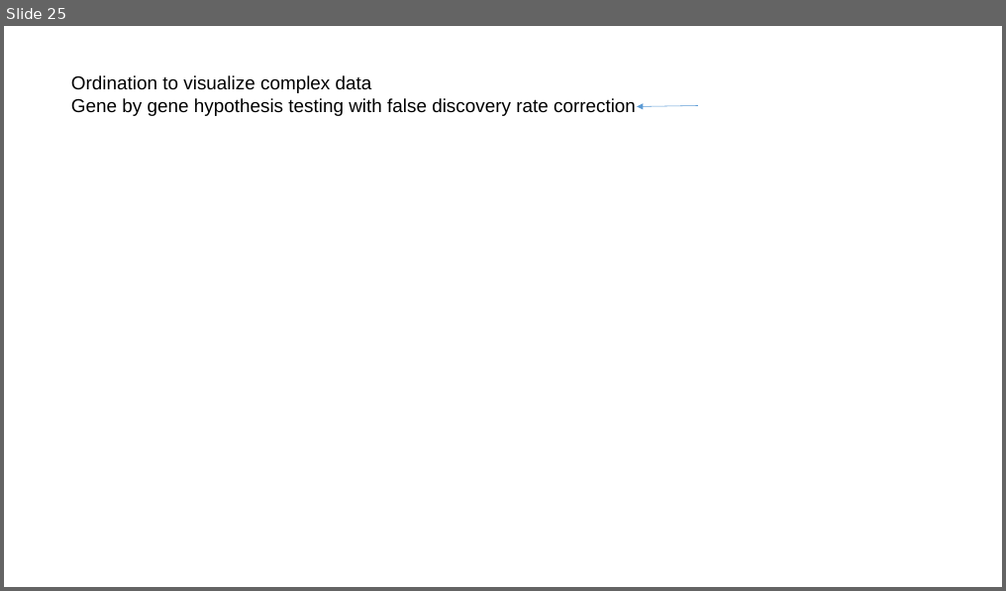
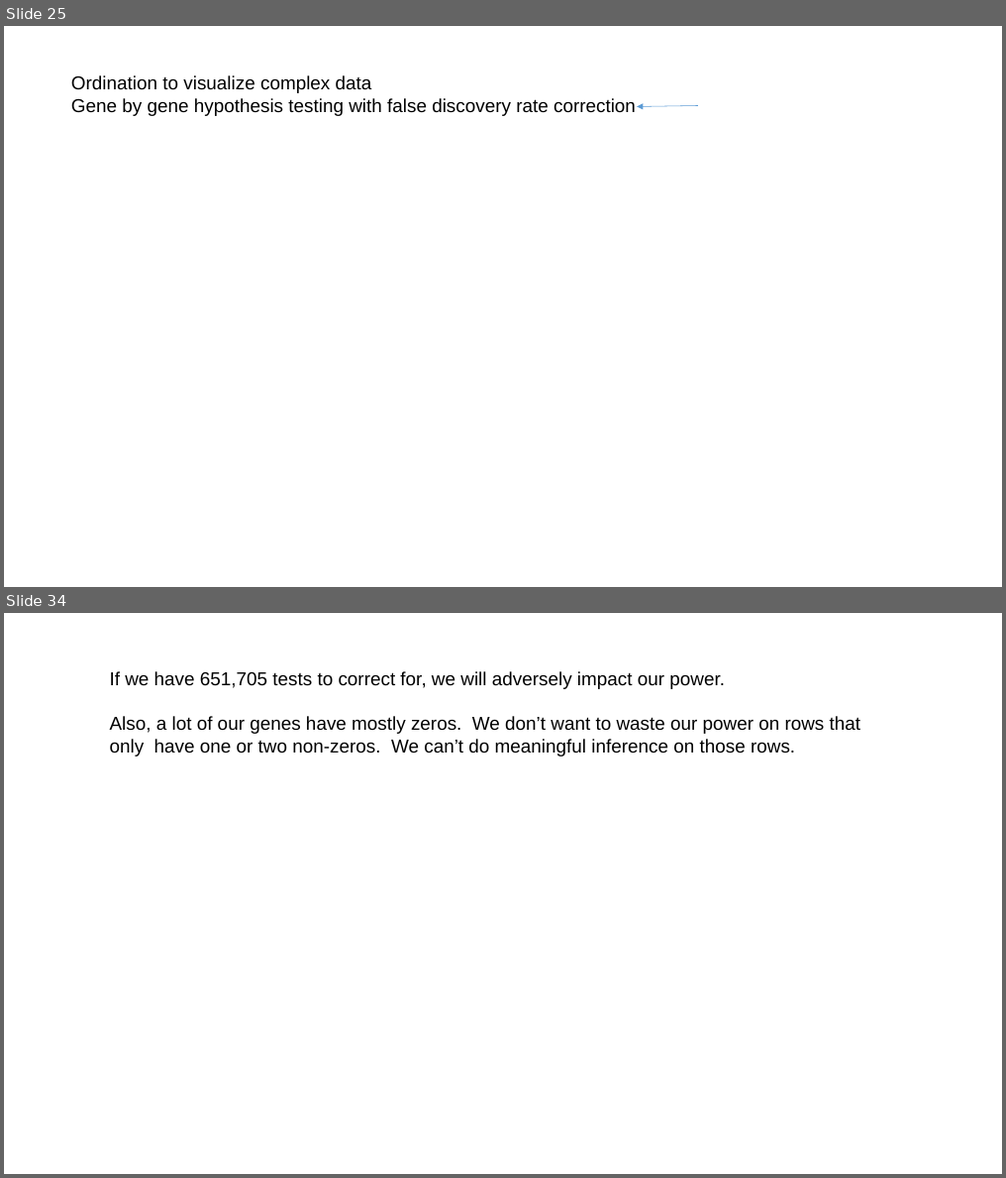
Before and after one commit to afodor/afodor.github.io, a slide deck: classes/ChapelHill2016/ChapelHillWorkshop_Fodor.pptx. Shown one above the other, each under a label of ours: slide 25 before the commit, slides 25 and 34 after it; the slides between them are not shown. The pictures are 1006x591 and 1006x1178 pixels, drawn with LibreOffice and Linux fonts; fonts in the diff are those of the drawing. Boxes give left, top, right and bottom in pixels: in the first picture for what was removed or moved away, otherwise in the second. Text is boxed around its words. In the diff, an @@ line names an element or a change of style, - is before the commit and + after.

Commit message:
update talk with FDR.  Getting ready for first set of t-tests

```diff
--- a/classes/ChapelHill2016/ChapelHillWorkshop_Fodor.pptx
+++ b/classes/ChapelHill2016/ChapelHillWorkshop_Fodor.pptx
@@ slide 34 added at (4, 613, 1002, 1174), background #FFFFFF @@
@@ text added at (110, 671, 861, 757), 18 pt, text #000000 @@
+If we have 651,705 tests to correct for, we will adversely impact our power.
+Also, a lot of our genes have mostly zeros. We don’t want to waste our power on rows that
+only have one or two non-zeros. We can’t do meaningful inference on those rows.
```
Also in this commit, not shown: 8 other slides added.
